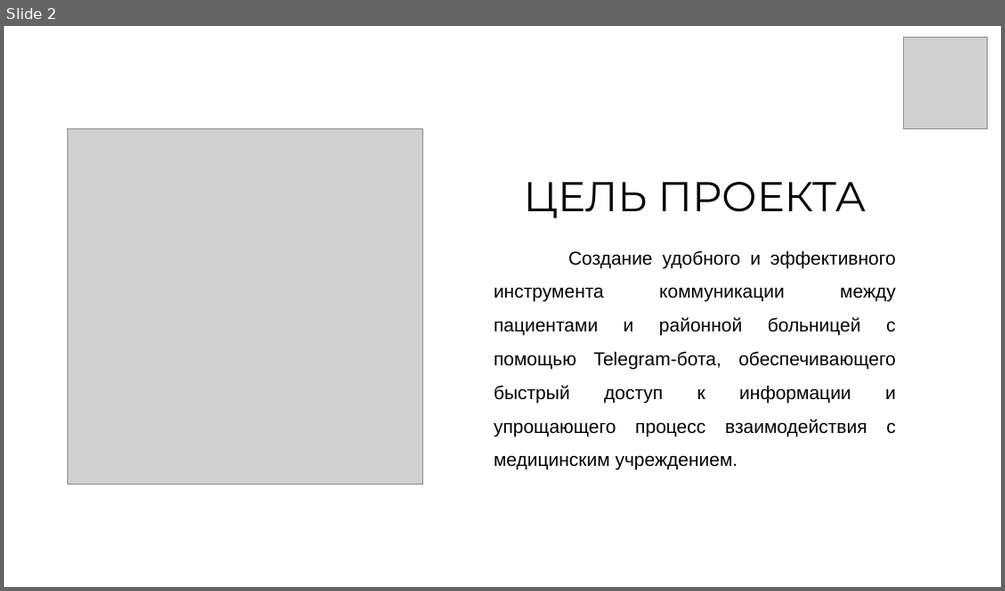
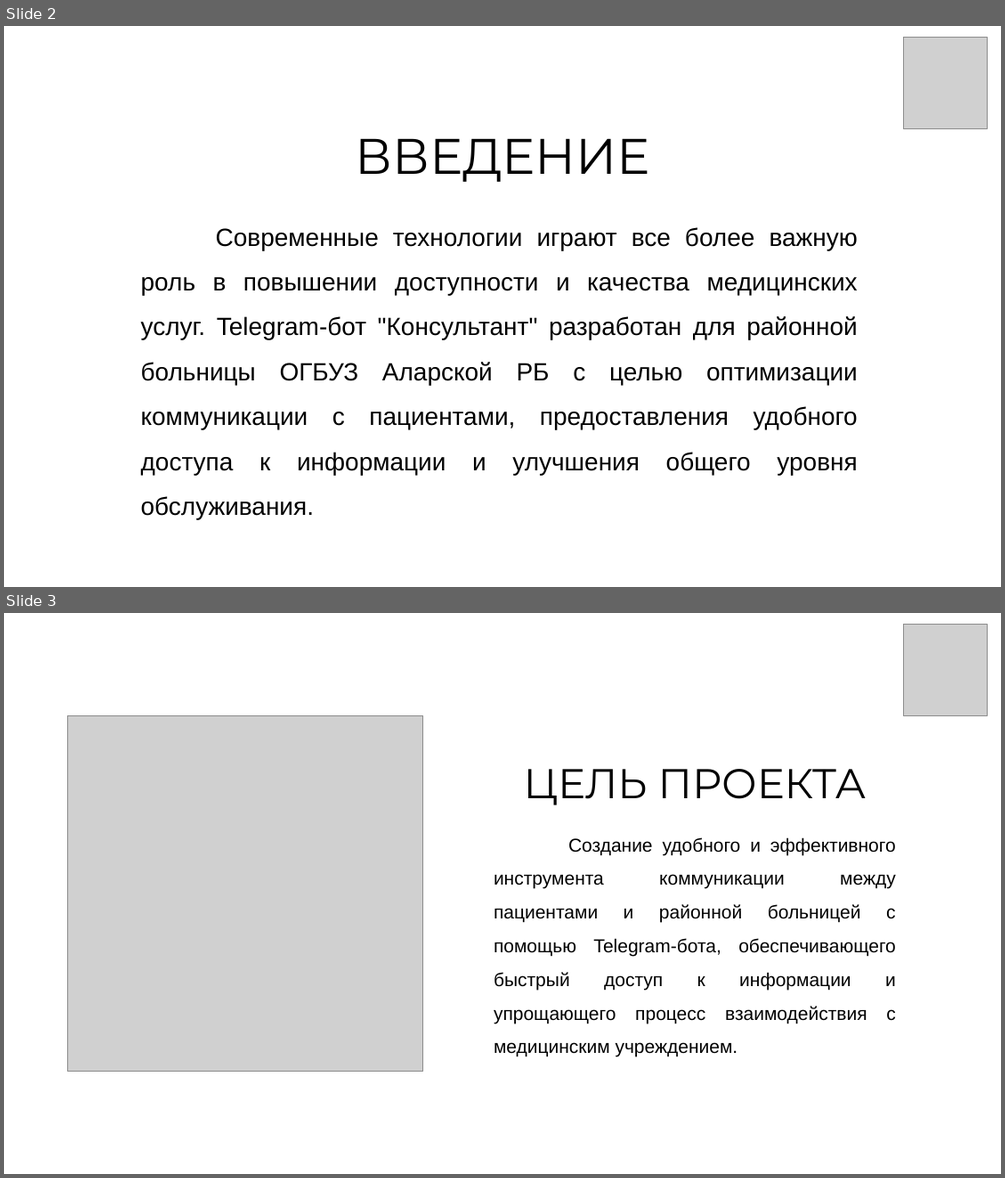
Before and after one commit to iprokopeva/Festival, a slide deck: Презентация.pptx. Shown one above the other, each under a label of ours: slide 2 before the commit, slides 2 and 3 after it. The pictures are 1005x591 and 1005x1178 pixels, drawn with LibreOffice and Linux fonts; fonts in the diff are those of the drawing; grey boxes stand for pictures; background and template pictures are left out. Boxes give left, top, right and bottom in pixels: in the first picture for what was removed or moved away, otherwise in the second. Text is boxed around its words. In the diff, an @@ line names an element or a change of style, - is before the commit and + after.

```diff
--- a/Презентация.pptx
+++ b/Презентация.pptx
@@ slide 2 added at box(4, 26, 1001, 587), background picture (left out) @@
@@ picture added at box(904, 38, 987, 128) @@
@@ text added at box(355, 138, 649, 182), 48 pt, text #000000 @@
+ВВЕДЕНИЕ
@@ text added at box(141, 227, 858, 475), 24 pt, text #000000 @@
+Современные технологии играют все более важную роль в повышении доступности и качества медицинских услуг. Telegram-бот "Консультант" разработан для районной больницы ОГБУЗ Аларской РБ с целью оптимизации коммуникации с пациентами, предоставления удобного доступа к информации и улучшения общего уровня обслуживания.
@@ what was slide 2 is now slide 3 @@
```
Also in this commit, not shown: 9 slides changed, 3 other slides added, 2 slides removed, 1 other file.
